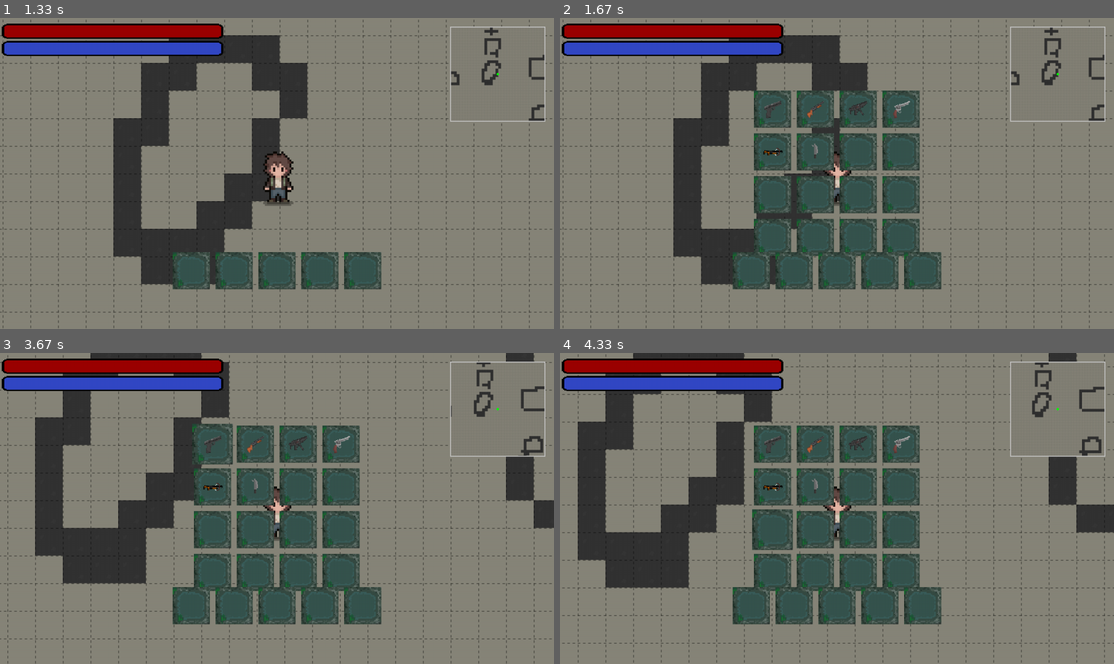
Above: before the commit, frames 1-4 (two rows, left to right).
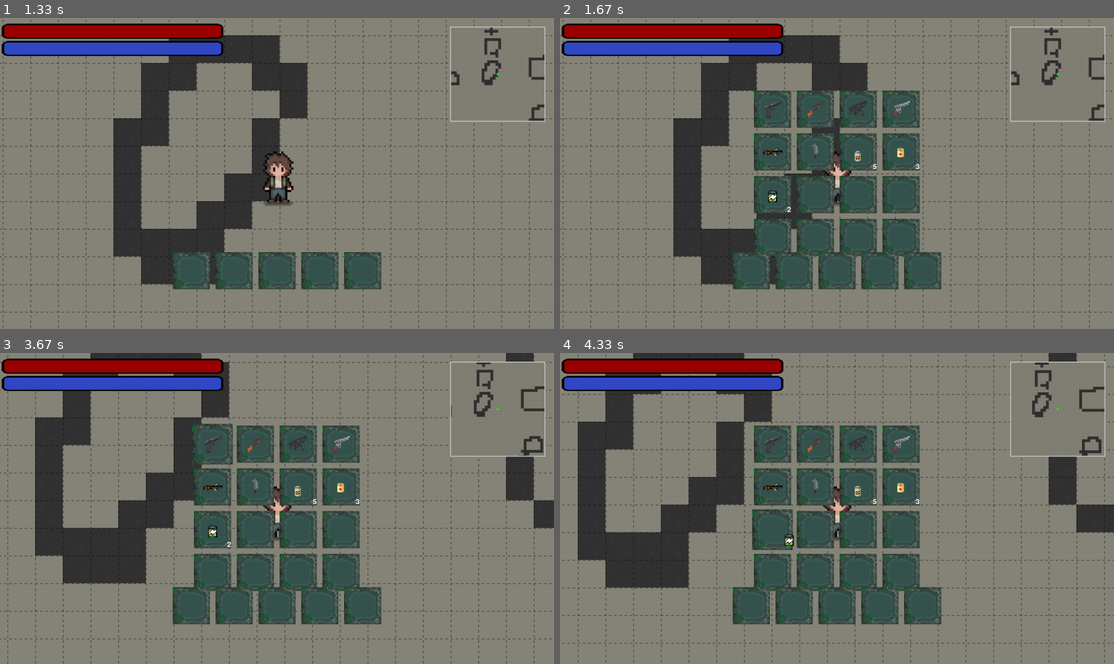
Above: after the commit, the same moments.

Repository: McM4nus/RAD_ZONE_pygame
Game: pygame game, started from RAD ZONE/current version/main.py
The game is run twice, just before and just after one commit, with the same random seed, the same clock (stepped at 60 frames per second) and the same inputs.
Inputs (mouse positions are in pixels of both pictures, inside the frame that each line leads up to):
- Up to frame 1 (1.33 s): hold D 0.33-0.8 s; hold D 0.83-1.3 s
- Up to frame 2 (1.67 s): tap E at 1.33 s
- Up to frame 3 (3.67 s): click (210, 443) at 1.72 s; hold S 2-2.3 s; tap Z at 2.07, 2.4, 2.7, 3.07, 3.47 s; tap E at 2.15, 3.55 s; hold D 2.33-2.97 s; hold S 3-3.37 s; hold D from 3.4 s (still down)
- Up to frame 4 (4.33 s): tap Z at 3.77 s; release D at 3.87 s; click (859, 486) at 3.95 s, where only the run after the commit has a clickable "5"; press the mouse at (787, 536) at 4.27 s

Frame 1 is identical in both runs. In frame 2, 0.2% of the frame differs, in the area x 37-65%, y 41-63%; in frame 3, 0.2%; in frame 4, 0.2%.

Commit message:
added consumables to inventory system

Diff:
--- a/RAD ZONE/current version/game.py
+++ b/RAD ZONE/current version/game.py
@@ -95,6 +95,41 @@
             }
         }
 
+
+        iodine_icon = load_icon("RAD ZONE/current version/Graphics/Iodine pills.png")
+        iodine_icon = pygame.transform.scale(
+            iodine_icon,
+            (
+                int(iodine_icon.get_width() * 2),
+                int(iodine_icon.get_height() * 2)
+            )
+        )
+
+        item_data["iodine"] = {
+            "icon": iodine_icon,
+            "weapon_surf": None,
+            "stackable": True,
+            "amount": 5,
+            "max_stack": 20
+        }
+
+        item_data.update({
+            "bandage": {
+                "icon": load_icon("RAD ZONE/current version/Graphics/bandage.png"),
+                "weapon_surf": None,
+                "stackable": True,
+                "amount": 3,
+                "max_stack": 10
+            },
+            "energy_drink": {
+                "icon": load_icon("RAD ZONE/current version/Graphics/Energy drink.png"),
+                "weapon_surf": None,
+                "stackable": True,
+                "amount": 2,
+                "max_stack": 5
+            }
+        })
+
         socket_surf = ImageLoader.load(
             "RAD ZONE/current version/Graphics/Inventory_box.png",
             size=(64, 64)
--- a/RAD ZONE/current version/inventory.py
+++ b/RAD ZONE/current version/inventory.py
@@ -65,13 +65,20 @@
         # --- Spawn ALL weapons into inventory ---
         slot_index = 0
 
-        for weapon_id, data in item_data.items():
+        for item_id, data in item_data.items():
             if slot_index >= len(self._slots):
-                break  # safety check (inventory full)
+                break
 
-            self._slots[slot_index].set_item(
-                Item(weapon_id, data["icon"], data["weapon_surf"])
+            item = Item(
+                item_id,
+                data["icon"],
+                data.get("weapon_surf"),
+                data.get("stackable", False),
+                data.get("amount", 1),
+                data.get("max_stack", 1)
             )
+
+            self._slots[slot_index].set_item(item)
             slot_index += 1
 
 
@@ -124,17 +131,25 @@
                     target = slot
                     break
 
-            if target is None:
-                # released nowhere → return to origin
-                self._drag_origin.set_item(self._dragged_item)
+            target_item = target.get_item()
+
+            if target_item is None:
+                target.set_item(self._dragged_item)
+
+            elif target_item.can_stack_with(self._dragged_item):
+                added = target_item.add_to_stack(
+                    self._dragged_item.get_amount()
+                )
+                if added < self._dragged_item.get_amount():
+                    self._dragged_item.remove_from_stack(added)
+                    self._drag_origin.set_item(self._dragged_item)
+
             else:
-                # drop (swap if occupied)
-                if target.get_item() is None:
-                    target.set_item(self._dragged_item)
-                else:
-                    temp = target.get_item()
-                    target.set_item(self._dragged_item)
-                    self._drag_origin.set_item(temp)
+                # swap
+                temp = target_item
+                target.set_item(self._dragged_item)
+                self._drag_origin.set_item(temp)
+
 
             self._dragged_item = None
             self._drag_origin = None
@@ -154,5 +169,8 @@
 
         if self._dragged_item:
             surf = self._dragged_item.get_weapon_surface()
+            if surf is None:
+                surf = self._dragged_item.get_icon()
+
             rect = surf.get_rect(center=pygame.mouse.get_pos())
             screen.blit(surf, rect)
--- a/RAD ZONE/current version/item.py
+++ b/RAD ZONE/current version/item.py
@@ -1,8 +1,15 @@
 class Item:
-    def __init__(self, item_id, icon_surf, weapon_surf):
+    def __init__(self, item_id, icon_surf, weapon_surf=None,
+                 stackable=False, amount=1, max_stack=1):
+
         self._id = item_id
         self._icon = icon_surf
         self._weapon = weapon_surf
+
+        self._stackable = stackable
+        self._amount = amount
+        self._max_stack = max_stack
+
         self._rect = self._icon.get_rect()
 
     # --- getters ---
@@ -15,8 +22,33 @@
     def get_weapon_surface(self):
         return self._weapon
 
-    def get_rect(self):
-        return self._rect
+    def is_stackable(self):
+        return self._stackable
+
+    def get_amount(self):
+        return self._amount
+
+    def get_max_stack(self):
+        return self._max_stack
+
+    # --- stack logic ---
+    def can_stack_with(self, other):
+        return (
+            other
+            and self._stackable
+            and other.get_id() == self._id
+            and other.get_amount() < other.get_max_stack()
+        )
+
+    def add_to_stack(self, amount):
+        space = self._max_stack - self._amount
+        added = min(space, amount)
+        self._amount += added
+        return added
+
+    def remove_from_stack(self, amount):
+        self._amount -= amount
+        return self._amount <= 0
 
     # --- logic ---
     def set_position(self, pos):
--- a/RAD ZONE/current version/slot.py
+++ b/RAD ZONE/current version/slot.py
@@ -44,3 +44,16 @@
             icon = self._item.get_icon()
             icon_rect = icon.get_rect(center=self._rect.center)
             screen.blit(icon, icon_rect)
+
+            # draw stack count
+            if self._item.is_stackable() and self._item.get_amount() > 1:
+                font = pygame.font.SysFont(None, 24)
+                text = font.render(
+                    str(self._item.get_amount()),
+                    True,
+                    (255, 255, 255)
+                )
+                text_rect = text.get_rect(
+                    bottomright=self._rect.bottomright
+                )
+                screen.blit(text, text_rect)
Binary file added: RAD ZONE/current version/Graphics/Energy drink.png
Binary file added: RAD ZONE/current version/Graphics/Iodine pills.png
Binary file added: RAD ZONE/current version/Graphics/bandage.png
